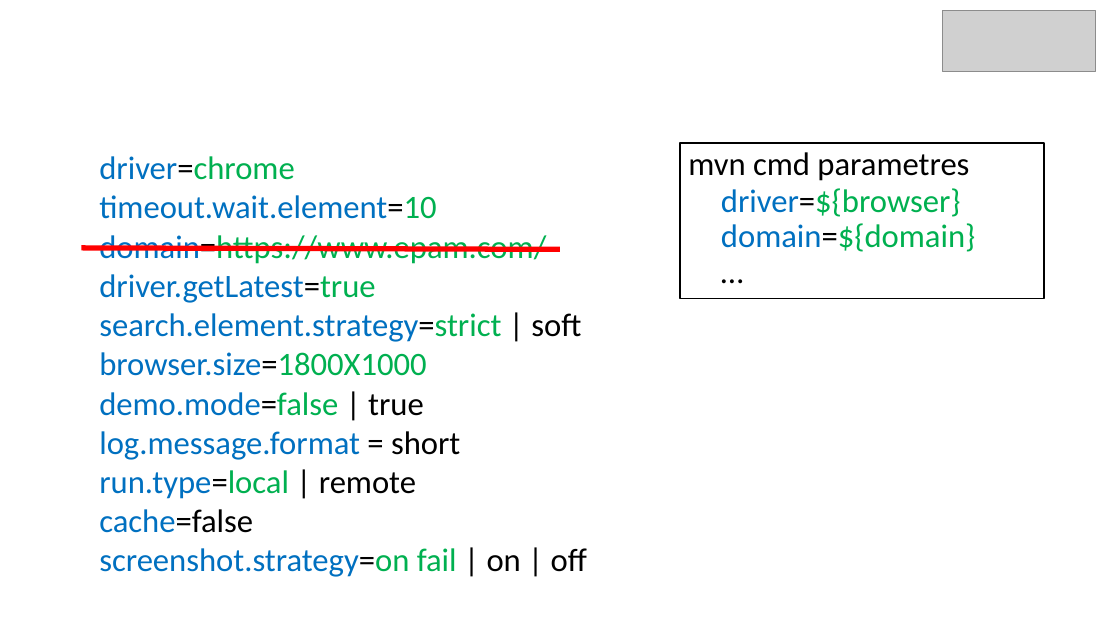
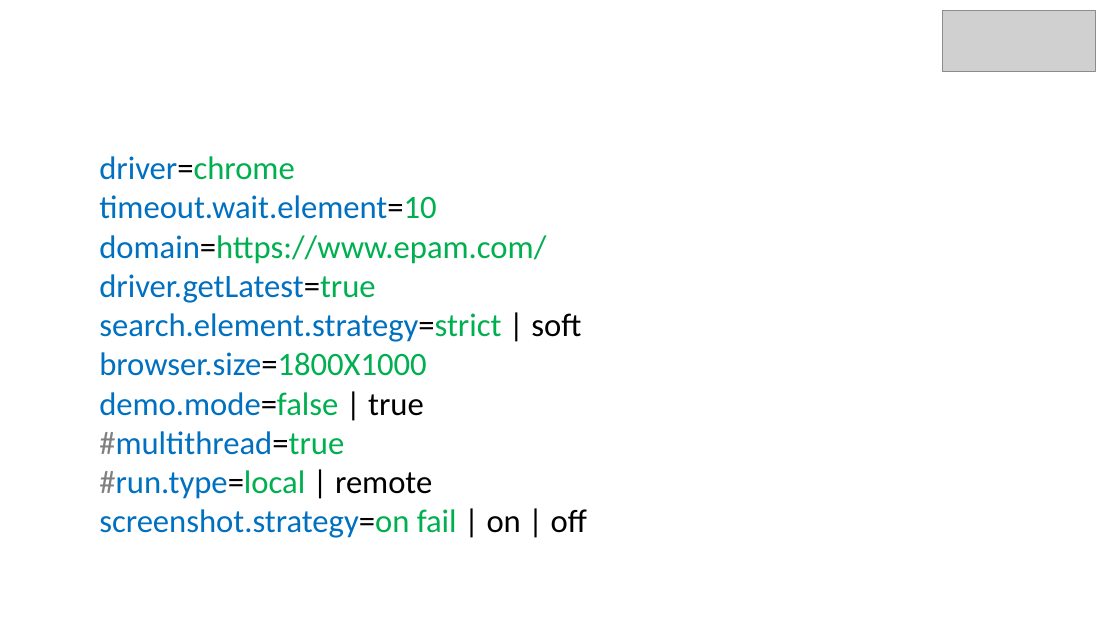
Before and after one commit to epam/JDI, a slide deck: slide 8 of 8 JDI Settings.pptx. Drawn at 1120x630 pixels with LibreOffice and Linux fonts; fonts in the diff are those of the drawing; grey boxes stand for pictures; background and template pictures are left out. Boxes give left, top, right and bottom in pixels: in the first picture for what was removed or moved away, otherwise in the second. Text is boxed around its words. In the diff, an @@ line names an element or a change of style, - is before the commit and + after.

```diff
--- a/8 JDI Settings.pptx
+++ b/8 JDI Settings.pptx
@@ rectangle removed at [681,143,1044,298] @@
-mvn cmd parametres
@@ text removed at [721,188,975,252] @@
-driver=${browser}
-domain=${domain}
-…
@@ line removed from (82, 248) to (560, 250) @@
@@ text at [99,431,432,499]: text changed @@
-log.message.format = short
-run.type=local | remote
-cache=false
+#multithread=true
+#run.type=local | remote
```
Also in this commit, not shown: 11 other slides changed, 13 slides added, 5 slides removed.
